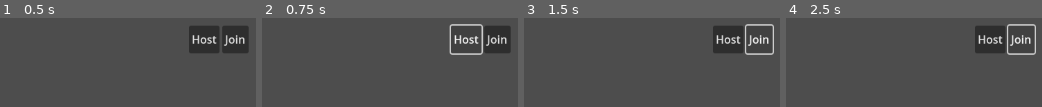
Above: before the commit, frames 1-4 (left to right).
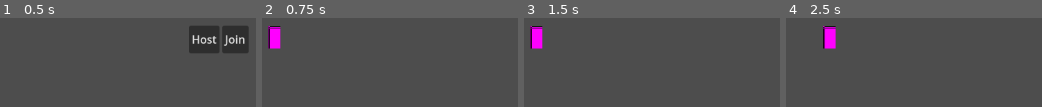
Above: after the commit, the same moments.

Repository: VictorPrazeres/2DMultiplayer
Game: Godot game, scene res://ui/main_menu/main_menu.tscn
Two runs of this game, one before a commit and one after it. Both use one fixed random seed, a clock stepped at 60 frames per second and the inputs below.
Inputs (mouse positions are in pixels of both pictures, inside the frame that each line leads up to):
- Up to frame 1 (0.5 s): no input
- Up to frame 2 (0.75 s): click "Host" at 0.5 s
- Up to frame 3 (1.5 s): click (759, 39) at 1.25 s, where only the run before the commit has a clickable "Join"
- Up to frame 4 (2.5 s): hold D (move_right) from 2.03 s (still down)

Frame 1 is identical in both runs. In frame 2, 5.7% of the frame differs, in the area x 2-97%, y 6-42%; in frame 3, 5.9%; in frame 4, 5.9%, in the area x 14-98%, y 6-42%.

Commit message:
feat(multiplayer): implement basic state synchronization and rpc call
Synchronize essential player properties across network peers and introduce
the first RPC call for executing remote actions.

Diff:
--- a/main.gd
+++ b/main.gd
@@ -2,4 +2,9 @@
 
 
 func _ready() -> void:
-	print("hello world!")
+	peer_ready.rpc_id(1)
+
+
+@rpc("any_peer", "call_local", "reliable")
+func peer_ready():
+	print("peer %s ready" % multiplayer.get_remote_sender_id())
--- a/ui/main_menu/main_menu.gd
+++ b/ui/main_menu/main_menu.gd
@@ -1,6 +1,8 @@
 extends Control
 
 const PORT: int = 3000
+
+var main_scene: PackedScene = preload("uid://bwtumf0ncui6b")
 
 @onready var host_button: Button = $HContainer/HostButton
 @onready var join_button: Button = $HContainer/JoinButton
@@ -9,13 +11,14 @@
 func _ready() -> void:
 	host_button.pressed.connect(_on_host_pressed)
 	join_button.pressed.connect(_on_join_pressed)
-	multiplayer.peer_connected.connect(_on_peer_connected)
+	multiplayer.connected_to_server.connect(_on_connected_to_server)
 
 
 func _on_host_pressed() -> void:
 	var server_peer := ENetMultiplayerPeer.new()
 	server_peer.create_server(PORT)
 	multiplayer.multiplayer_peer = server_peer
+	get_tree().change_scene_to_packed(main_scene)
 
 
 func _on_join_pressed() -> void:
@@ -24,6 +27,5 @@
 	multiplayer.multiplayer_peer = client_peer
 
 
-func _on_peer_connected(id: int):
-	print("my peer id: %s" % multiplayer.get_unique_id())
-	print("peer connected %s" % id)
+func _on_connected_to_server():
+	get_tree().change_scene_to_packed(main_scene)
